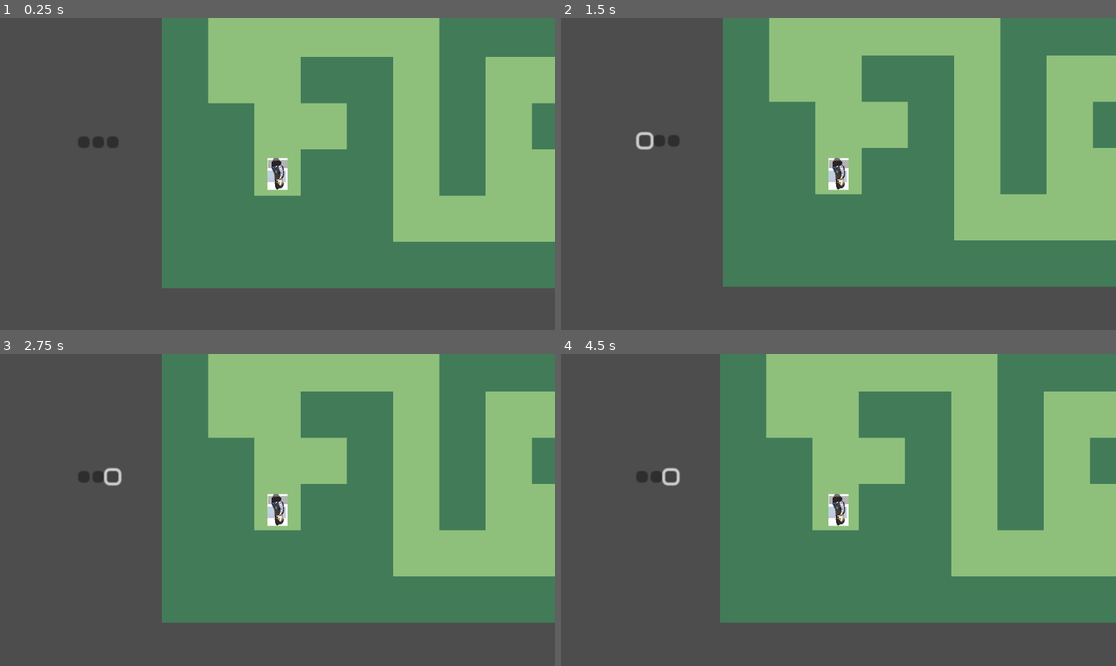
Above: before the commit, frames 1-4 (two rows, left to right).
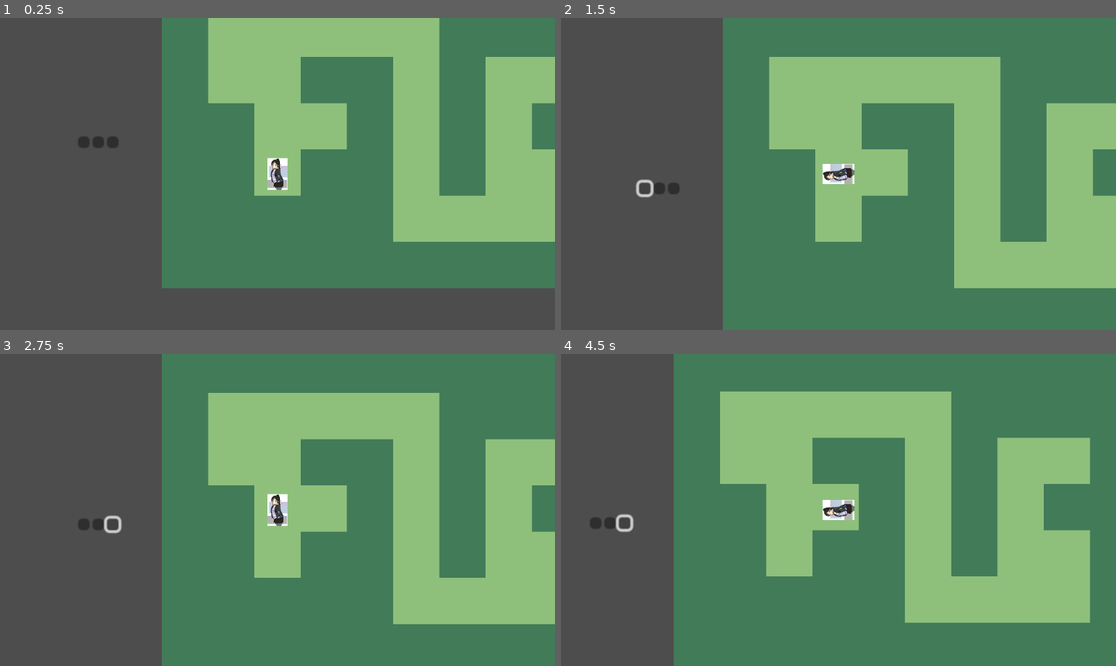
Above: after the commit, the same moments.

Repository: artinZareie/hoc-game
Game: Godot game, scene res://first_level.tscn
The game is run twice, just before and just after one commit, with the same random seed, the same clock (stepped at 60 frames per second) and the same inputs.
Inputs (mouse positions are in pixels of both pictures, inside the frame that each line leads up to; where the layout moved, square brackets give the same spot in the first picture):
- Up to frame 1 (0.25 s): no input
- Up to frame 2 (1.5 s): click (660, 142) at 0.5 s; click (644, 189) [644, 139] at 1.25 s
- Up to frame 3 (2.75 s): click (111, 525) [111, 475] at 2 s
- Up to frame 4 (4.5 s): tap Enter at 2.75, 4.25 s; hold Right (ui_right) 2.78-3.53 s; tap Space at 3.5 s; hold Down (ui_down) 3.53-4.28 s; hold Right (ui_right) from 4.28 s (still down)

The runs differ from the first frame. In frame 1, 0.3% of the frame differs, in the area x 48-52%, y 44-56%; in frame 2, 32%; in frame 3, 32%; in frame 4, 56%, in the area x 5-100%, y 0-100%.

Commit message:
Add wall checking

Diff:
--- a/Scenes/player.gd
+++ b/Scenes/player.gd
@@ -2,6 +2,8 @@
 
 const SPEED = 300.0
 const BLOCKSIZE = 32
+# Atlas (1, 0) corresponds to wall
+const WALL_ATLAS_COORDS = [1, 0]
 
 @export var direction: int = 0
 
@@ -31,6 +33,9 @@
 func move_forward():
 	instruction_queue.push_back(3)
 
+func is_atlas_wall(atlas):
+	return atlas[0] == WALL_ATLAS_COORDS[0] and atlas[1] == WALL_ATLAS_COORDS[1]
+
 func _physics_process(delta):
 	self.rotation = PI / 2 * direction
 	var directionX = Input.get_axis("ui_left", "ui_right")
@@ -38,6 +43,7 @@
 	if not on_process and instruction_queue.size() > 0:
 		instruction = instruction_queue.pop_front()
 		destination = [self.position.x, self.position.y]
+
 		match instruction:
 			1:
 				direction = (direction + 1) % 4
@@ -53,7 +59,18 @@
 			5: destination[0] -= BLOCKSIZE
 			6: destination[1] -= BLOCKSIZE
 			7: destination[1] += BLOCKSIZE
-		on_process = true
+
+		var run_into_wall: bool = false
+
+		if instruction != 0 and instruction != 1 and instruction != 2:
+			var cell_coords = get_parent().local_to_map(Vector2(destination[0], destination[1]))
+			var cell_atlas = get_parent().get_cell_atlas_coords(0, cell_coords)
+			if cell_atlas != null and is_atlas_wall(cell_atlas):
+				run_into_wall = true
+
+		if not run_into_wall:
+			on_process = true
+
 	if on_process:
 		var destination_distance = abs(destination[0] - self.position.x) + abs(destination[1] - self.position.y)
 		if (destination_distance < 4):
--- a/first_level.tscn
+++ b/first_level.tscn
@@ -33,7 +33,6 @@
 [node name="Player" parent="." instance=ExtResource("2_7c02e")]
 position = Vector2(-112, -47)
 motion_mode = 1
-direction = 2
 
 [node name="forward" type="Button" parent="."]
 offset_left = -240.0
